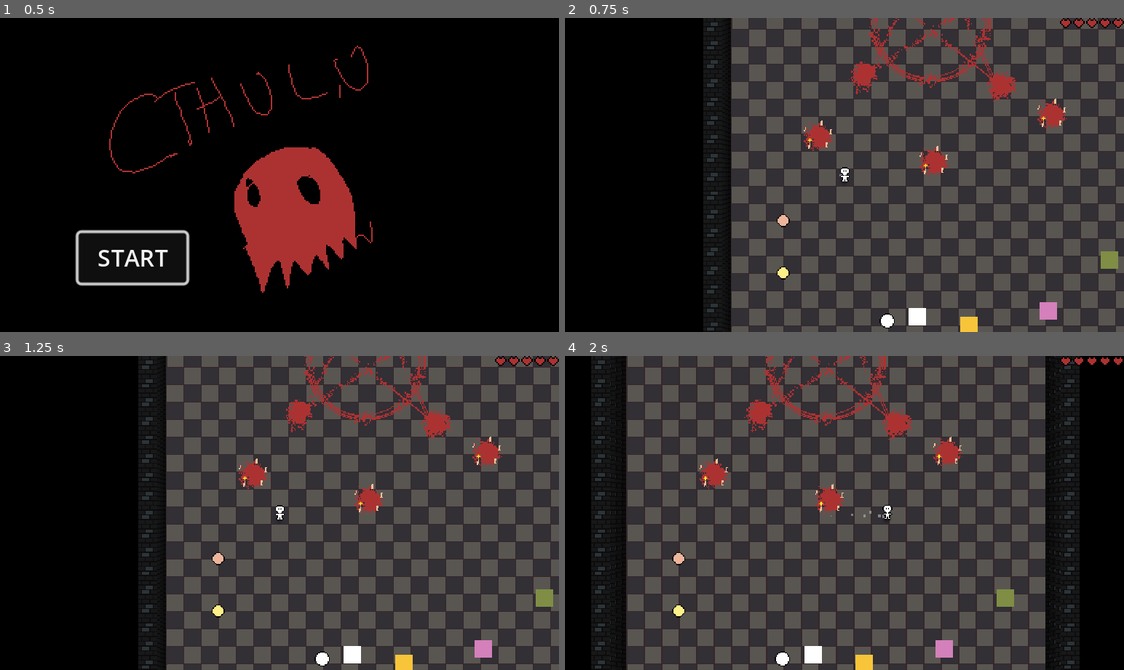
Above: before the commit, frames 1-4 (two rows, left to right).
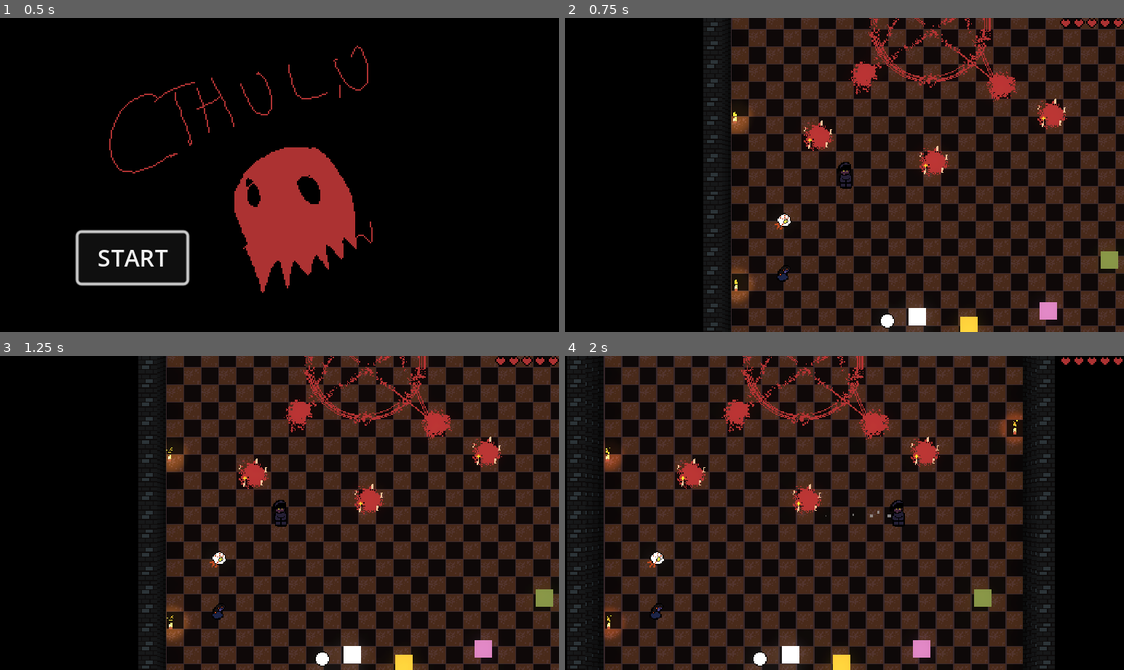
Above: after the commit, the same moments.

Repository: Allov/ld55
Game: Godot game, scene res://scenes/main.tscn
The game is run twice, just before and just after one commit, with the same random seed, the same clock (stepped at 60 frames per second) and the same inputs. The engine's default icon, where the game draws it, is replaced by a stand-in: a white triangle on a blue panel in a dark square.
Inputs:
- Up to frame 1 (0.5 s): no input
- Up to frame 2 (0.75 s): click "START" at 0.5 s
- Up to frame 3 (1.25 s): no input
- Up to frame 4 (2 s): tap Enter at 1.25 s; hold D (move_right) from 1.28 s (still down); hold E (action) from 1.28 s (still down); tap Space (dash) at 1.55 s

Frame 1 is identical in both runs. In frame 2, 62% of the frame differs, in the area x 29-100%, y 0-100%; in frame 3, 62%; in frame 4, 75%, in the area x 0-93%, y 0-100%.

Commit message:
more juice

Diff:
--- /dev/null
+++ b/assets/candle.tscn
@@ -0,0 +1,82 @@
+[gd_scene load_steps=9 format=3 uid="uid://cm2ybxtl2whsq"]
+
+[ext_resource type="Texture2D" uid="uid://bdq6a814u851q" path="res://assets/light.png" id="1_8yw5b"]
+[ext_resource type="Texture2D" uid="uid://clcr5hra14nfd" path="res://assets/candle.png" id="2_mvdom"]
+
+[sub_resource type="AtlasTexture" id="AtlasTexture_rorc5"]
+atlas = ExtResource("2_mvdom")
+region = Rect2(0, 0, 16, 16)
+
+[sub_resource type="AtlasTexture" id="AtlasTexture_434id"]
+atlas = ExtResource("2_mvdom")
+region = Rect2(16, 0, 16, 16)
+
+[sub_resource type="AtlasTexture" id="AtlasTexture_kx3he"]
+atlas = ExtResource("2_mvdom")
+region = Rect2(32, 0, 16, 16)
+
+[sub_resource type="SpriteFrames" id="SpriteFrames_dv37e"]
+animations = [{
+"frames": [{
+"duration": 1.0,
+"texture": SubResource("AtlasTexture_rorc5")
+}, {
+"duration": 1.0,
+"texture": SubResource("AtlasTexture_434id")
+}, {
+"duration": 1.0,
+"texture": SubResource("AtlasTexture_kx3he")
+}],
+"loop": true,
+"name": &"default",
+"speed": 3.0
+}]
+
+[sub_resource type="Animation" id="Animation_ppanr"]
+resource_name = "glow"
+length = 0.5
+loop_mode = 1
+tracks/0/type = "value"
+tracks/0/imported = false
+tracks/0/enabled = true
+tracks/0/path = NodePath(".:texture_scale")
+tracks/0/interp = 1
+tracks/0/loop_wrap = true
+tracks/0/keys = {
+"times": PackedFloat32Array(0, 0.2),
+"transitions": PackedFloat32Array(1, 1),
+"update": 0,
+"values": [1.0, 1.2]
+}
+tracks/1/type = "value"
+tracks/1/imported = false
+tracks/1/enabled = true
+tracks/1/path = NodePath(".:color")
+tracks/1/interp = 1
+tracks/1/loop_wrap = true
+tracks/1/keys = {
+"times": PackedFloat32Array(0, 0.2),
+"transitions": PackedFloat32Array(1, 1),
+"update": 0,
+"values": [Color(0.956863, 0.4, 0.192157, 1), Color(0.870588, 0.796078, 0.301961, 1)]
+}
+
+[sub_resource type="AnimationLibrary" id="AnimationLibrary_27cp8"]
+_data = {
+"glow": SubResource("Animation_ppanr")
+}
+
+[node name="Candle" type="PointLight2D"]
+color = Color(0.956863, 0.4, 0.192157, 1)
+texture = ExtResource("1_8yw5b")
+
+[node name="AnimatedSprite2D" type="AnimatedSprite2D" parent="."]
+sprite_frames = SubResource("SpriteFrames_dv37e")
+autoplay = "default"
+frame_progress = 0.129821
+
+[node name="AnimationPlayer" type="AnimationPlayer" parent="."]
+libraries = {
+"": SubResource("AnimationLibrary_27cp8")
+}
+autoplay = "glow"
--- /dev/null
+++ b/assets/poof.tscn
@@ -0,0 +1,24 @@
+[gd_scene load_steps=4 format=3 uid="uid://c8qonasjt8p0s"]
+
+[ext_resource type="Texture2D" uid="uid://cxkcwpxvovfmq" path="res://assets/smoke.png" id="1_qh4e6"]
+[ext_resource type="Script" path="res://scripts/poof.gd" id="2_icpyj"]
+
+[sub_resource type="Gradient" id="Gradient_4gu8w"]
+colors = PackedColorArray(1, 1, 1, 0.490196, 1, 1, 1, 0)
+
+[node name="Poof" type="CPUParticles2D"]
+emitting = false
+amount = 16
+one_shot = true
+explosiveness = 0.5
+texture = ExtResource("1_qh4e6")
+emission_shape = 1
+emission_sphere_radius = 4.0
+spread = 180.0
+gravity = Vector2(0, 20)
+initial_velocity_min = 1.0
+initial_velocity_max = 25.0
+angular_velocity_min = 30.0
+angular_velocity_max = 180.0
+color_ramp = SubResource("Gradient_4gu8w")
+script = ExtResource("2_icpyj")
--- a/project.godot
+++ b/project.godot
@@ -75,6 +75,7 @@
 "deadzone": 0.5,
 "events": [Object(InputEventKey,"resource_local_to_scene":false,"resource_name":"","device":-1,"window_id":0,"alt_pressed":false,"shift_pressed":false,"ctrl_pressed":false,"meta_pressed":false,"pressed":false,"keycode":0,"physical_keycode":69,"key_label":0,"unicode":101,"echo":false,"script":null)
 , Object(InputEventJoypadButton,"resource_local_to_scene":false,"resource_name":"","device":-1,"button_index":2,"pressure":0.0,"pressed":true,"script":null)
+, Object(InputEventMouseButton,"resource_local_to_scene":false,"resource_name":"","device":-1,"window_id":0,"alt_pressed":false,"shift_pressed":false,"ctrl_pressed":false,"meta_pressed":false,"button_mask":0,"position":Vector2(0, 0),"global_position":Vector2(0, 0),"factor":1.0,"button_index":1,"canceled":false,"pressed":false,"double_click":false,"script":null)
 ]
 }
 dash={
--- a/scenes/enemies/default_enemy.tscn
+++ b/scenes/enemies/default_enemy.tscn
@@ -1,9 +1,10 @@
-[gd_scene load_steps=7 format=3 uid="uid://dd8ldwyy5jgt5"]
+[gd_scene load_steps=8 format=3 uid="uid://dd8ldwyy5jgt5"]
 
-[ext_resource type="Texture2D" uid="uid://dw3sgmr1e5tp3" path="res://icon.svg" id="1_6c5dh"]
 [ext_resource type="Script" path="res://scripts/enemy.gd" id="1_037e2"]
+[ext_resource type="PackedScene" uid="uid://c8qonasjt8p0s" path="res://assets/poof.tscn" id="2_i5uib"]
 [ext_resource type="Script" path="res://components/hurtbox.gd" id="3_3uvuk"]
 [ext_resource type="Script" path="res://components/health.gd" id="3_iblko"]
+[ext_resource type="Texture2D" uid="uid://cu58degfcb1jt" path="res://assets/monster_1.png" id="3_ln5w4"]
 
 [sub_resource type="RectangleShape2D" id="RectangleShape2D_puqex"]
 size = Vector2(32, 32)
@@ -16,8 +17,11 @@
 script = ExtResource("1_037e2")
 detection_area = NodePath("DetectionArea")
 
+[node name="Poof" parent="." instance=ExtResource("2_i5uib")]
+lifetime = 1.5
+
 [node name="Sprite2D" type="Sprite2D" parent="."]
-texture = ExtResource("1_6c5dh")
+texture = ExtResource("3_ln5w4")
 
 [node name="CollisionShape2D" type="CollisionShape2D" parent="."]
 shape = SubResource("RectangleShape2D_puqex")
--- a/scenes/enemies/enemy1.tscn
+++ b/scenes/enemies/enemy1.tscn
@@ -1,8 +1,7 @@
-[gd_scene load_steps=7 format=3 uid="uid://dax2c82gpwk0b"]
+[gd_scene load_steps=6 format=3 uid="uid://dax2c82gpwk0b"]
 
 [ext_resource type="PackedScene" uid="uid://dd8ldwyy5jgt5" path="res://scenes/enemies/default_enemy.tscn" id="1_cww2c"]
 [ext_resource type="PackedScene" uid="uid://dpb7gm4aw8gle" path="res://scenes/projectiles/projectile_enemy.tscn" id="2_5p0cg"]
-[ext_resource type="Texture2D" uid="uid://cu58degfcb1jt" path="res://assets/monster_1.png" id="3_bian5"]
 [ext_resource type="PackedScene" uid="uid://bwlntn71tr8qc" path="res://scenes/ingredients/ingredient_blue.tscn" id="3_sv8nb"]
 [ext_resource type="PackedScene" uid="uid://b8j7nxq3otkw6" path="res://scenes/ingredients/ingredient_green.tscn" id="4_8dxka"]
 
@@ -13,17 +12,16 @@
 projectile_scene = ExtResource("2_5p0cg")
 ingredients_array = Array[PackedScene]([ExtResource("3_sv8nb"), ExtResource("4_8dxka")])
 
-[node name="Sprite2D" parent="." index="0"]
+[node name="Sprite2D" parent="." index="1"]
 position = Vector2(0, 0.999995)
-texture = ExtResource("3_bian5")
 
-[node name="Health" parent="." index="2"]
+[node name="Health" parent="." index="3"]
 max_health = 500
 
 [node name="CollisionShape2D" parent="Hurtbox" index="0"]
 position = Vector2(0, 0)
 shape = SubResource("RectangleShape2D_ikquk")
 
-[node name="DetectionArea" parent="." index="4"]
+[node name="DetectionArea" parent="." index="5"]
 collision_layer = 64
 collision_mask = 128
--- a/scenes/enemies/enemy2.tscn
+++ b/scenes/enemies/enemy2.tscn
@@ -13,17 +13,17 @@
 projectile_scene = ExtResource("2_5elva")
 ingredients_array = Array[PackedScene]([ExtResource("3_lxo1u"), ExtResource("4_ni18x")])
 
-[node name="Sprite2D" parent="." index="0"]
+[node name="Sprite2D" parent="." index="1"]
 position = Vector2(0, 0.999995)
 texture = ExtResource("5_nduq5")
 
-[node name="Health" parent="." index="2"]
+[node name="Health" parent="." index="3"]
 max_health = 500
 
 [node name="CollisionShape2D" parent="Hurtbox" index="0"]
 position = Vector2(0, 0)
 shape = SubResource("RectangleShape2D_ikquk")
 
-[node name="DetectionArea" parent="." index="4"]
+[node name="DetectionArea" parent="." index="5"]
 collision_layer = 64
 collision_mask = 128
--- a/scenes/guards/default_guard.tscn
+++ b/scenes/guards/default_guard.tscn
@@ -1,6 +1,7 @@
-[gd_scene load_steps=7 format=3 uid="uid://c6djtlfpv5wcp"]
+[gd_scene load_steps=8 format=3 uid="uid://c6djtlfpv5wcp"]
 
 [ext_resource type="Script" path="res://scripts/guard.gd" id="1_edka2"]
+[ext_resource type="PackedScene" uid="uid://c8qonasjt8p0s" path="res://assets/poof.tscn" id="2_5y0a6"]
 [ext_resource type="Texture2D" uid="uid://dw3sgmr1e5tp3" path="res://icon.svg" id="2_ksudt"]
 [ext_resource type="Script" path="res://components/health.gd" id="3_aiym8"]
 [ext_resource type="Script" path="res://components/hurtbox.gd" id="4_rukfq"]
@@ -14,6 +15,9 @@
 collision_layer = 128
 collision_mask = 33
 script = ExtResource("1_edka2")
+
+[node name="Poof" parent="." instance=ExtResource("2_5y0a6")]
+lifetime = 0.5
 
 [node name="Sprite2D" type="Sprite2D" parent="."]
 texture = ExtResource("2_ksudt")
--- a/scenes/kitchen.tscn
+++ b/scenes/kitchen.tscn
@@ -15,6 +15,27 @@
 [ext_resource type="PackedScene" path="res://scenes/plate_station.tscn" id="12_m7t8w"]
 
 [node name="Kitchen" type="Node2D"]
+
+[node name="Summoning-circle" type="Sprite2D" parent="."]
+position = Vector2(184, -80)
+texture = ExtResource("10_b7unu")
+
+[node name="SummonTarget1" type="Node2D" parent="Summoning-circle"]
+position = Vector2(-62, 43)
+
+[node name="SummonTarget2" type="Node2D" parent="Summoning-circle"]
+position = Vector2(63, 53)
+
+[node name="SummonTarget3" type="Node2D" parent="Summoning-circle"]
+position = Vector2(81, -48)
+
+[node name="SummonTarget4" type="Node2D" parent="Summoning-circle"]
+position = Vector2(3, -86)
+
+[node name="SummonTarget5" type="Node2D" parent="Summoning-circle"]
+position = Vector2(-67, -55)
+
+[node name="SummonEnemyTarget" type="Node2D" parent="Summoning-circle"]
 
 [node name="CookingStationA" parent="." instance=ExtResource("4_l2430")]
 position = Vector2(347, 132)
@@ -74,7 +95,7 @@
 
 [node name="SummonGuardArea" parent="." instance=ExtResource("8_dcn42")]
 position = Vector2(81, 18)
-spawn_points = Array[NodePath]([NodePath("../Summoning-circle/SummonTarget1"), NodePath("../Summoning-circle/SummonTarget2"), NodePath("../Summoning-circle/SummonTarget3"), NodePath("../Summoning-circle/SummonTarget4"), NodePath("../Summoning-circle/SummonTarget5")])
+spawn_points = Array[NodePath]([NodePath("../Summoning-circle/SummonTarget2"), NodePath("../Summoning-circle/SummonTarget3"), NodePath("../Summoning-circle/SummonTarget4"), NodePath("../Summoning-circle/SummonTarget5"), NodePath("../Summoning-circle/SummonTarget1")])
 
 [node name="SummonEnemyArea" parent="." instance=ExtResource("9_85o4o")]
 position = Vector2(187, 41)
@@ -86,27 +107,6 @@
 spawn_point = NodePath("../Summoning-circle/SummonEnemyTarget")
 enemy_scene = ExtResource("11_1v3y2")
 
-[node name="Summoning-circle" type="Sprite2D" parent="."]
-position = Vector2(184, -80)
-texture = ExtResource("10_b7unu")
-
-[node name="SummonTarget1" type="Node2D" parent="Summoning-circle"]
-position = Vector2(-62, 43)
-
-[node name="SummonTarget2" type="Node2D" parent="Summoning-circle"]
-position = Vector2(63, 53)
-
-[node name="SummonTarget3" type="Node2D" parent="Summoning-circle"]
-position = Vector2(81, -48)
-
-[node name="SummonTarget4" type="Node2D" parent="Summoning-circle"]
-position = Vector2(3, -86)
-
-[node name="SummonTarget5" type="Node2D" parent="Summoning-circle"]
-position = Vector2(-67, -55)
-
-[node name="SummonEnemyTarget" type="Node2D" parent="Summoning-circle"]
-
 [node name="PlateStation" parent="." instance=ExtResource("12_m7t8w")]
 position = Vector2(171, 184)
 
--- a/scenes/restaurant.tscn
+++ b/scenes/restaurant.tscn
@@ -6,7 +6,17 @@
 [ext_resource type="PackedScene" uid="uid://c83c7gs5uxov5" path="res://scenes/kitchen.tscn" id="2_ocdqh"]
 [ext_resource type="PackedScene" uid="uid://d3ijvg2j6cpda" path="res://scenes/fridge.tscn" id="3_gfjln"]
 [ext_resource type="PackedScene" uid="uid://dmatlvnbmdc7t" path="res://scenes/diningroom.tscn" id="4_vyinh"]
+[ext_resource type="Script" path="res://scripts/camera.gd" id="7_hof62"]
 [ext_resource type="PackedScene" uid="uid://bidbm7kwjwos0" path="res://scenes/ui.tscn" id="7_wu1om"]
+[ext_resource type="PackedScene" uid="uid://cm2ybxtl2whsq" path="res://assets/candle.tscn" id="9_o4y6x"]
+
+[sub_resource type="Environment" id="Environment_yrm4w"]
+background_mode = 3
+glow_enabled = true
+glow_intensity = 1.56
+glow_bloom = 0.13
+glow_blend_mode = 1
+adjustment_enabled = true
 
 [node name="Restaurant" type="Node2D"]
 script = ExtResource("1_nrara")
@@ -65,13 +75,13 @@
 format = 2
 layer_0/tile_data = PackedInt32Array(524288, 1, 0, 589824, 0, 0, 655360, 1, 0, 720896, 0, 0, 786432, 1, 0, 851968, 0, 0 …(13794 unchanged characters)…
 
-[node name="Kitchen" parent="." instance=ExtResource("2_ocdqh")]
-
 [node name="Fridge" parent="." instance=ExtResource("3_gfjln")]
 position = Vector2(0, -216)
 
 [node name="DiningRoom" parent="." instance=ExtResource("4_vyinh")]
 position = Vector2(0, 216)
+
+[node name="Kitchen" parent="." instance=ExtResource("2_ocdqh")]
 
 [node name="Player" parent="." instance=ExtResource("1_55q5r")]
 position = Vector2(104, 54)
@@ -80,6 +90,9 @@
 zoom = Vector2(0.75, 0.75)
 process_callback = 0
 position_smoothing_enabled = true
+script = ExtResource("7_hof62")
+shake_duration = 0.3
+shake_amount = 100000.0
 
 [node name="Ui" parent="." instance=ExtResource("7_wu1om")]
 
@@ -93,3 +106,27 @@
 offset_right = 40.0
 grow_vertical = 0
 text = "Test 1"
+
+[node name="Candle" parent="." instance=ExtResource("9_o4y6x")]
+position = Vector2(4, 1)
+
+[node name="Candle6" parent="." instance=ExtResource("9_o4y6x")]
+position = Vector2(28, 409)
+
+[node name="Candle7" parent="." instance=ExtResource("9_o4y6x")]
+position = Vector2(79, 409)
+
+[node name="Candle2" parent="." instance=ExtResource("9_o4y6x")]
+position = Vector2(10, -197)
+
+[node name="Candle3" parent="." instance=ExtResource("9_o4y6x")]
+position = Vector2(377, -202)
+
+[node name="Candle4" parent="." instance=ExtResource("9_o4y6x")]
+position = Vector2(377, -24)
+
+[node name="Candle5" parent="." instance=ExtResource("9_o4y6x")]
+position = Vector2(5, 155)
+
+[node name="WorldEnvironment" type="WorldEnvironment" parent="."]
+environment = SubResource("Environment_yrm4w")
--- /dev/null
+++ b/scripts/camera.gd
@@ -0,0 +1,26 @@
+extends Camera2D
+
+@export var shake_duration = 1.0
+@export var shake_amount = 1.0
+var shaking = false
+@onready var shake_time = shake_duration
+
+func _ready():
+	randomize()
+
+
+func shake():
+	shaking = true
+
+# Called every frame. 'delta' is the elapsed time since the previous frame.
+func _process(delta):
+	if shaking:
+		shake_time -= delta
+
+		if shake_time > 0:
+			offset.x = move_toward(position.x, randi_range(-shake_amount, shake_amount), .4)
+			offset.y = move_toward(position.y, randi_range(-shake_amount, shake_amount), .4)
+		else:
+			shaking = false
+			shake_time = shake_duration
+			position = Vector2.ZERO
--- a/scripts/player.gd
+++ b/scripts/player.gd
@@ -3,10 +3,12 @@
 
 @export var MAX_SPEED = 200.0
 @export var ACCELERATION = 10.0
-@export var DASH_VELOCITY = 400.0
+@export var DASH_VELOCITY = 425.0
 @export var DASH_COOLDOWN = 1.0
+@export var dash_duration = 0.06
 
 var dash_cooldown = 0.0
+var dash_timer = 0.0
 var speed = 0.0
 var object_in_hand: Node2D = null
 var cooking_station_in_range: CookingStation = null
@@ -49,6 +51,9 @@
 		object_in_range_interactable = true
 
 	$ActionInRange.visible = object_in_range_interactable or summoning_enemy_station_in_range or summoning_guard_station_in_range
+
+	if Input.is_action_just_pressed("ui_cancel"):
+		$Camera2D.shake()
 
 	if object_in_hand:
 		return
@@ -109,10 +114,15 @@
 
 	dash_cooldown = max(0, dash_cooldown - delta)
 
-	if Input.is_action_just_pressed("dash") and dash_cooldown <= 0:
+	if Input.is_action_just_pressed("dash") and dash_cooldown <= 0 and velocity.length() > 0:
 		dash_cooldown = DASH_COOLDOWN
-		velocity.x = move_toward(velocity.x, velocity.normalized().x * DASH_VELOCITY, DASH_VELOCITY * 0.5)
-		velocity.y = move_toward(velocity.y, velocity.normalized().y * DASH_VELOCITY, DASH_VELOCITY * 0.5)
+		dash_timer = dash_duration
+
+	if dash_cooldown > 0 and dash_timer > 0 and (vertical_direction or horizontal_direction):
+		dash_timer = dash_timer - delta
+		velocity.x = move_toward(velocity.x, velocity.normalized().x * DASH_VELOCITY, DASH_VELOCITY)
+		velocity.y = move_toward(velocity.y, velocity.normalized().y * DASH_VELOCITY, DASH_VELOCITY)
+
 
 	var collided = move_and_slide()
 	if collided:
--- /dev/null
+++ b/scripts/poof.gd
@@ -0,0 +1,12 @@
+extends CPUParticles2D
+
+
+# Called when the node enters the scene tree for the first time.
+func _ready():
+	emitting = true
+	one_shot = true
+
+
+# Called every frame. 'delta' is the elapsed time since the previous frame.
+func _process(delta):
+	pass
Binary file added: assets/candle.png
Not shown, added: assets/candle.png.import
Binary file changed: assets/floor_1.png
Binary file changed: assets/floor_2.png
Binary file changed: assets/ingredient_a.png
Binary file changed: assets/ingredient_b.png
Binary file changed: assets/ingredient_c.png
Binary file added: assets/light.png
Not shown, added: assets/light.png.import
Binary file changed: assets/player.png
Binary file added: assets/smoke.png
Not shown, added: assets/smoke.png.import
(and 1 more such lines)
